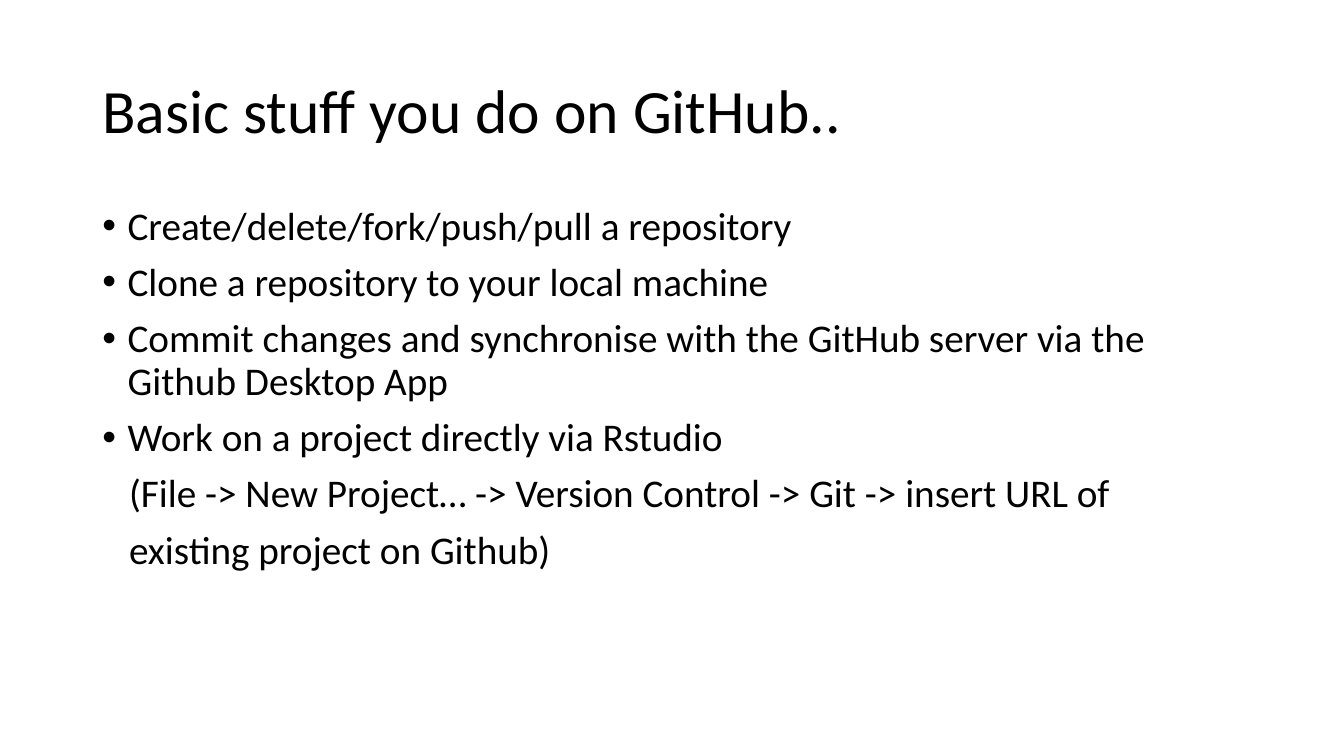
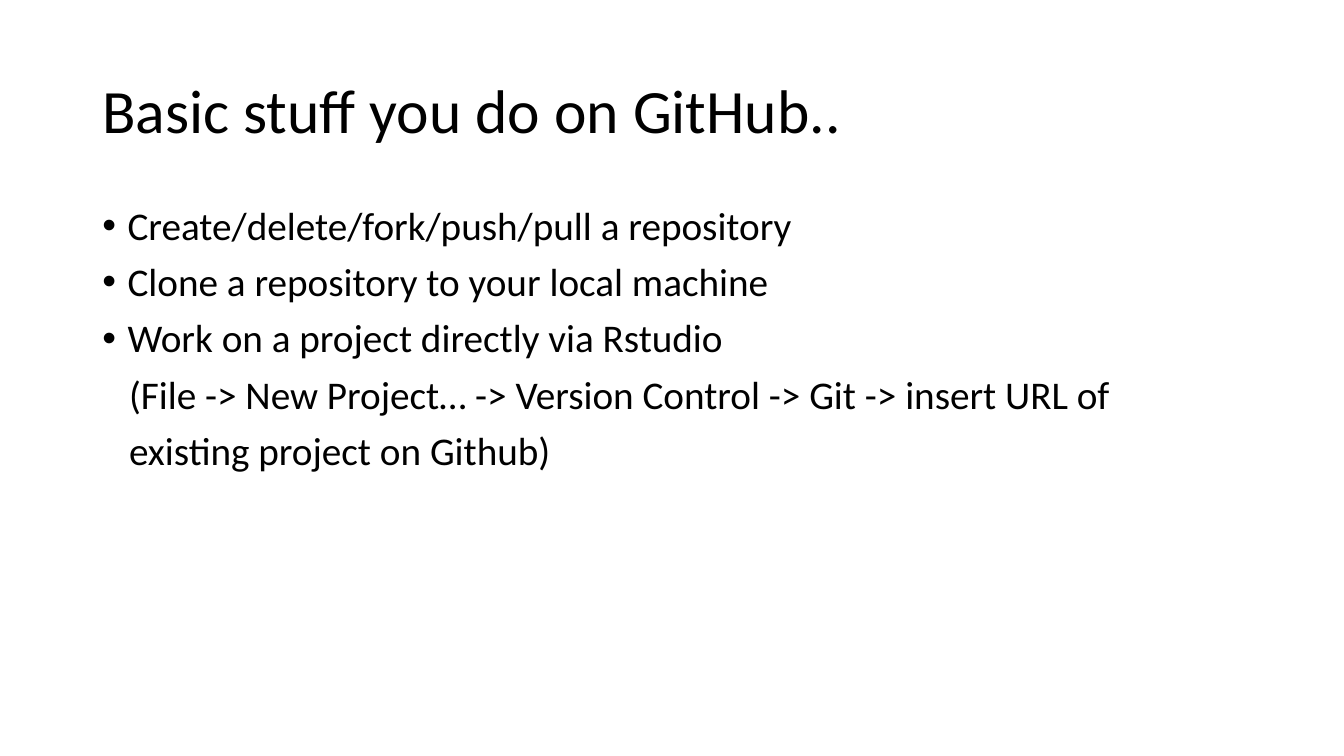
Before and after one commit to dbahlburg/R_Roundtable, a slide deck: slide 6 of Session 29.11.16 Github Setup Doro Hodapp.pptx (slide 7 before the commit). Drawn at 1344x756 pixels with LibreOffice and Linux fonts; fonts in the diff are those of the drawing. Boxes give left, top, right and bottom in pixels: in the first picture for what was removed or moved away, otherwise in the second. Text is boxed around its words. In the diff, an @@ line names an element or a change of style, - is before the commit and + after.

```diff
--- a/Session 29.11.16 Github Setup Doro Hodapp.pptx
+++ b/Session 29.11.16 Github Setup Doro Hodapp.pptx
@@ text at (128, 324, 1144, 402): paragraph removed @@
-• Commit changes and synchronise with the GitHub server via the Github Desktop App
```
Also in this commit, not shown: 1 other slide changed, 1 slide removed.
